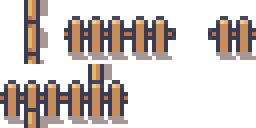
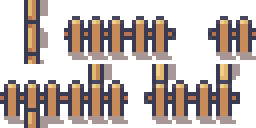
Revision of a layered 256 × 128 image; what changed, layer by layer:
painted on "Lager" over [left=144, top=64, right=240, bottom=124]
